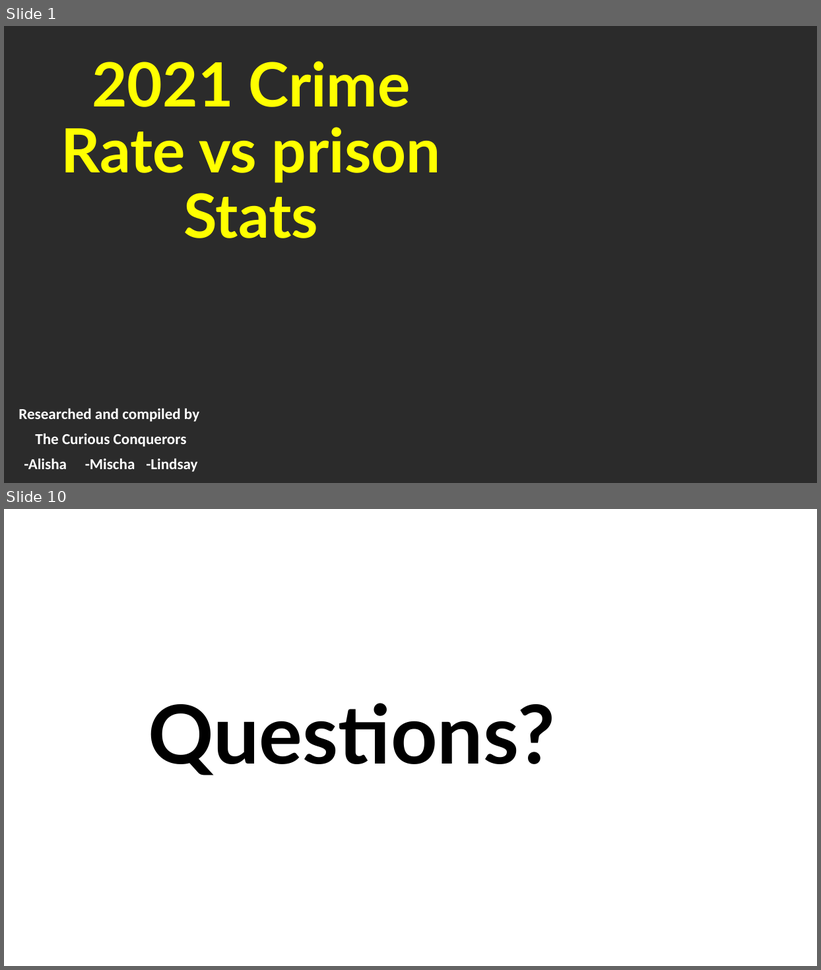
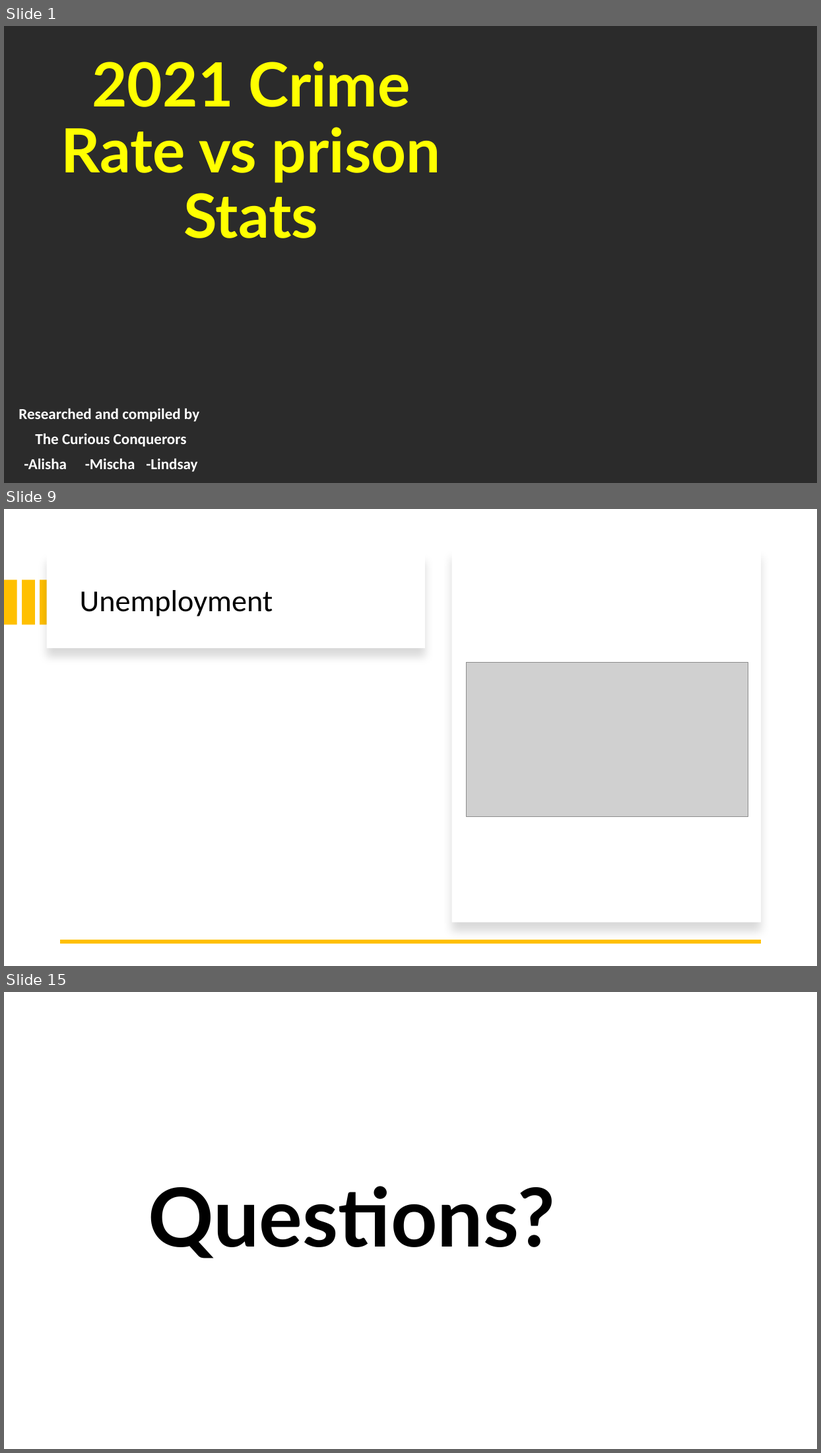
Before and after one commit to Mt122606/Curous-Conquers-, a slide deck: CuriousConquersProject/ProjectPowerpoint.pptx. Shown one above the other, each under a label of ours: slides 1 and 10 before the commit, slides 1, 9 and 15 after it; the slides between them are not shown. The pictures are 821x970 and 821x1453 pixels, drawn with LibreOffice and Linux fonts; fonts in the diff are those of the drawing; grey boxes stand for pictures; background and template pictures are left out; a plain dark background stands for a picture behind light text. Boxes give left, top, right and bottom in pixels: in the first picture for what was removed or moved away, otherwise in the second. Text is boxed around its words. In the diff, an @@ line names an element or a change of style, - is before the commit and + after.

```diff
--- a/CuriousConquersProject/ProjectPowerpoint.pptx
+++ b/CuriousConquersProject/ProjectPowerpoint.pptx
@@ slide 9 added at [4,509,817,966], background #FFFFFF @@
@@ rectangle added at [47,553,425,649], fill #FFFFFF @@
@@ rectangle added at [452,550,762,923], fill #FFFFFF @@
@@ rectangle added at [4,580,17,625], fill #FFC000 @@
@@ rectangle added at [22,580,34,625], fill #FFC000 @@
@@ rectangle added at [40,580,53,625], fill #FFC000 @@
@@ title added at [80,590,273,617], 36 pt, text #000000 @@
+Unemployment
@@ picture added at [467,662,748,817] @@
@@ line added from (762, 942) to (60, 942), #FFC000 4.5 pt @@
@@ what was slide 10 is now slide 15 @@
```
Also in this commit, not shown: 7 slides changed, 5 other slides added, 1 slide removed.
